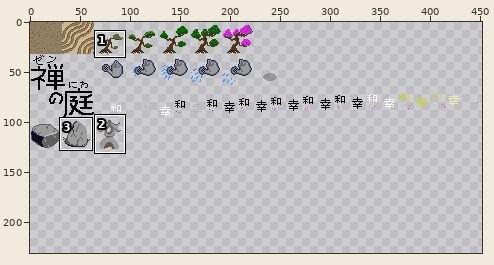
Edited in one commit: sprite sheet (src/data/image/2-tilesheet.png). The first picture is a wide view before the edit; the outline marks the close-up.
Close-up. First the earlier version:
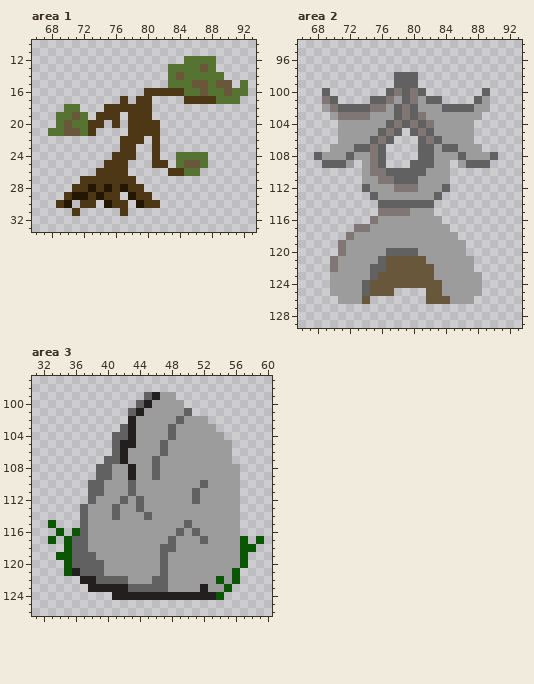
The file is 512x512 pixels. Shown: area 1: x 66..93, y 10..33; area 2: x 66..93, y 94..129; area 3: x 31..60, y 97..126. The wide view leaves out empty margins. The commit also changed other parts of the picture, which this record leaves out.
The same view after the edit:
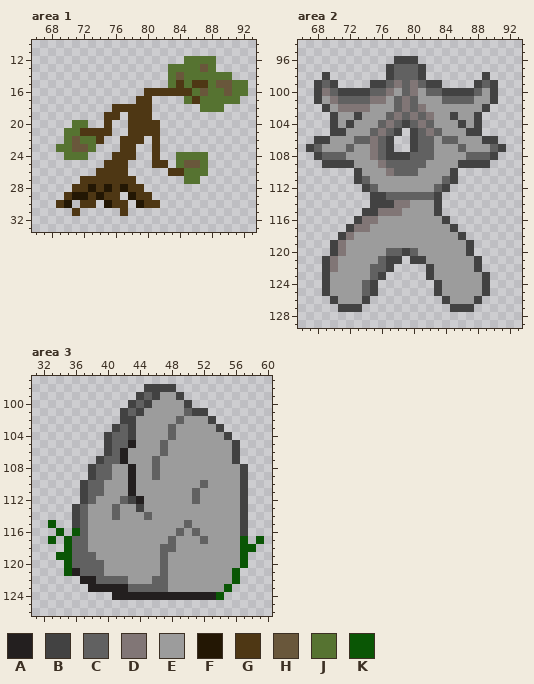
Palette (. is transparent): A #231f1f  B #424242  C #616161  D #817676  E #9c9c9c  F #231704  G #4e3714  H #69573b  J #567331  K #0a5605
The edit:
Changed rows in their new state; - is an unchanged pixel.
Area 1:
first column x 68:
14 ----------------------J-
15 ----------------G-GG---J
16 -----------------G------
17 ---------.-------J-JJ---
18 --..---.-----------JJJ--
19 -....-.-----------------
20 -..--..G.---------------
21 ..JJG-GG----------------
22 --JHJJG-----------------
23 -JJHHJ------------------
24 --JJJ-------------------
26 -------------------J----
27 -----------------JJ-----
Area 2:
first column x 67:
 96 -----------BBB-----------
 97 ----------BCCCB----------
 98 --B-------B---B-------B--
 99 -BCB----BBCD-DCBB----BCB-
100 -BDCBBBBCCDE--ECCBBBBCEB-
101 -BEDCCCCDDECDC-EECCCCE-B-
102 --BEDDDDEE----D--EEEE-B--
103 ---BEEBE--CDCDCD--B--B---
104 ---B-B---CDCBCDC---B-B---
105 ---BB---CDCB-BCDC---BB---
106 -BBE--CCDCB--B-CECC--EBB-
107 BCE--CEE--B--B---EEC--ECB
108 -BCCCE----BBBC-----ECCCB-
109 --BBBBE-EDCCC--E--EBBBB--
110 ------B-EED---E---B------
111 ------BC-EEEEE---CB------
112 -------BC--EEE--CB-------
113 --------BBCCCCCCB--------
114 --------BBBDDEEEB--------
115 -------BB---E---B--------
116 ------BD---------B-------
117 -----B------------B------
118 ----B--------------B-----
119 ---B----------------B----
120 ---B--------B-------B----
121 --B-------BB.BB------B---
122 --B-------B....B-----B---
123 --B------B.....B------B--
124 --B-----B.......B-----B--
125 --B-----B..----.B-----B--
126 ---B---B-------..B---B---
127 ----BBB-----------BBB----
Area 3:
first column x 36:
 98 ---------BBBB---------
 99 --------B-B--B--------
100 -------B-B----B-------
101 ------B-B------BB-----
102 ------BB---------B----
103 -----B-B----------B---
104 ----B--B-----------B--
105 ----B-C-------------B-
106 ----B---------------B-
107 ---B----------------B-
108 --B------------------B
109 --B------------------B
110 -B-----A-------------B
111 -B-----A-------------B
112 -B-----BA------------B
113 B-------B------------B
114 B--------------------B
115 B--------------------B
116 ---------------------B
first column x 52:
122 --E
123 E--
Changed places in both close-ups, as pixel boxes (x1, y1, x2, y2):
changed: (176, 72, 240, 112)
changed: (48, 96, 128, 160)
added: (184, 168, 208, 184)
changed: (306, 56, 506, 312)
changed: (72, 384, 248, 536)
changed: (200, 576, 224, 592)
